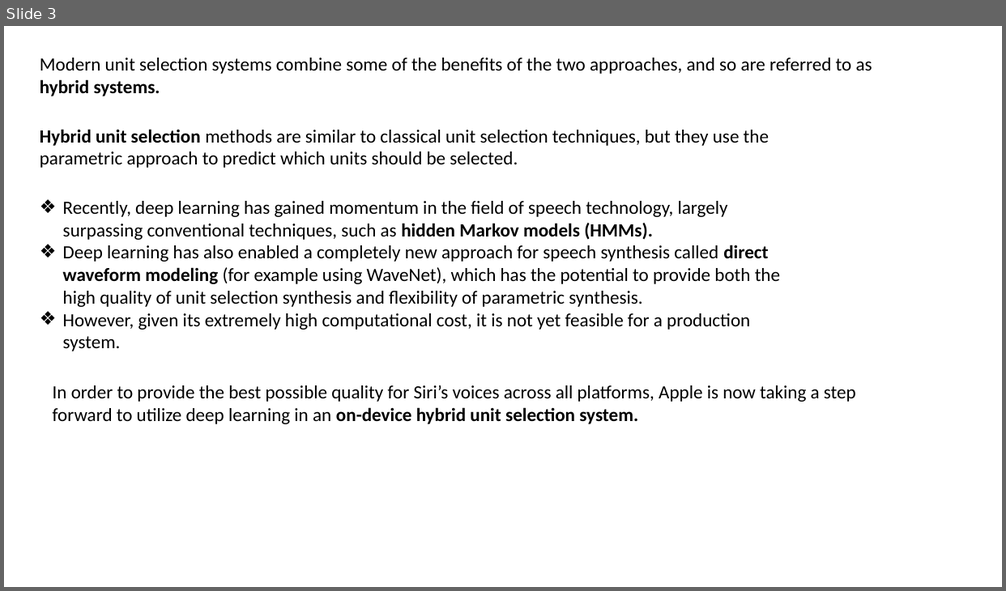
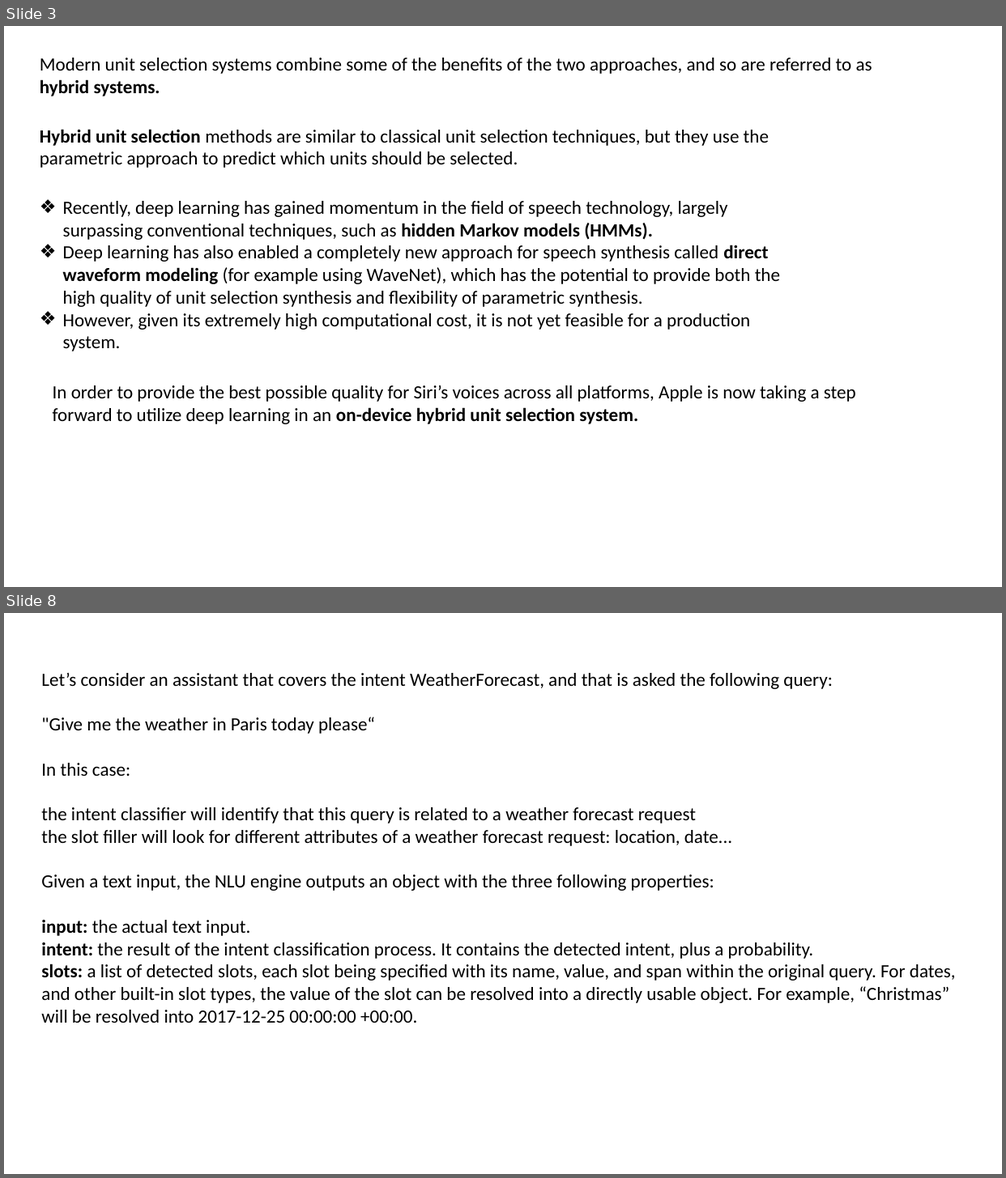
Before and after one commit to maddy6/LSTM_DEEP, a slide deck: Voice_Based_AI_Applications.pptx. Shown one above the other, each under a label of ours: slide 3 before the commit, slides 3 and 8 after it; the slides between them are not shown. The pictures are 1006x591 and 1006x1178 pixels, drawn with LibreOffice and Linux fonts; fonts in the diff are those of the drawing. Boxes give left, top, right and bottom in pixels: in the first picture for what was removed or moved away, otherwise in the second. Text is boxed around its words. In the diff, an @@ line names an element or a change of style, - is before the commit and + after.

```diff
--- a/Voice_Based_AI_Applications.pptx
+++ b/Voice_Based_AI_Applications.pptx
@@ slide 8 added at (4, 613, 1002, 1174), background #FFFFFF @@
@@ text added at (41, 673, 956, 1023), 18 pt, text #000000 @@
+Let’s consider an assistant that covers the intent WeatherForecast, and that is asked the following query:
+"Give me the weather in Paris today please“
+In this case:
+the intent classifier will identify that this query is related to a weather forecast request
+the slot filler will look for different attributes of a weather forecast request: location, date...
+Given a text input, the NLU engine outputs an object with the three following properties:
+input: the actual text input.
+intent: the result of the intent classification process. It contains the detected intent, plus a probability.
+slots: a list of detected slots, each slot being specified with its name, value, and span within the original query. For dates, and other built-in slot types, the value of the slot can be resolved into a directly usable object. For example, “Christmas” will be resolved into 2017-12-25 00:00:00 +00:00.
```
Also in this commit, not shown: 2 slides changed, 17 other slides added, 1 slide removed.
